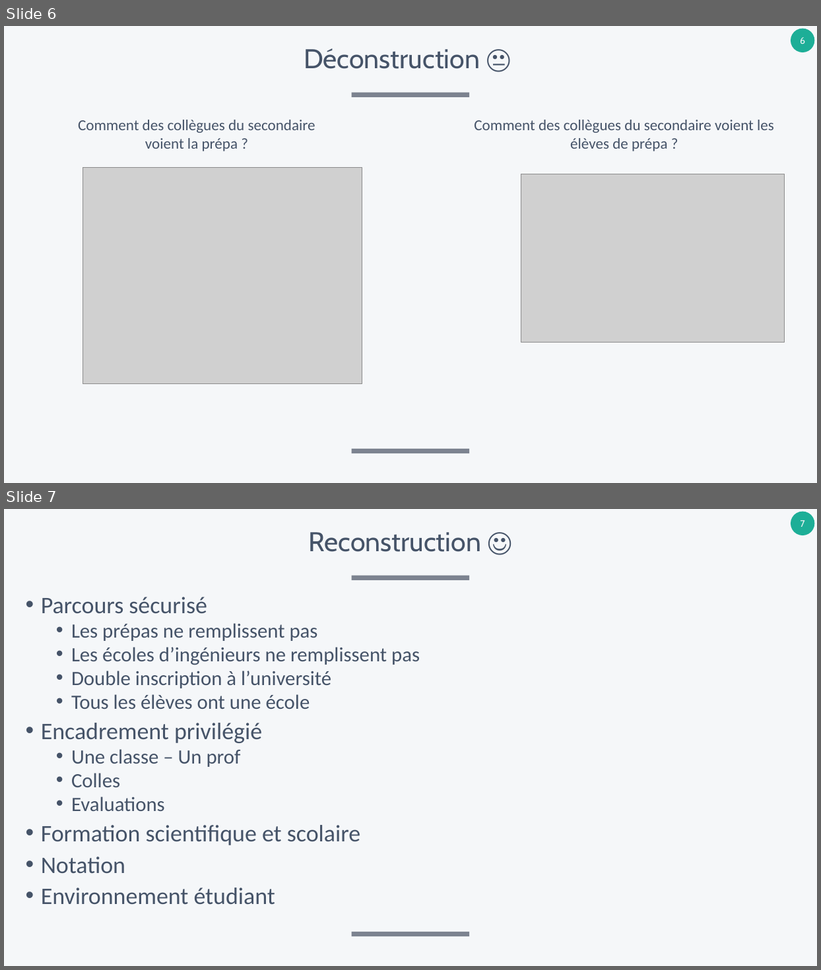
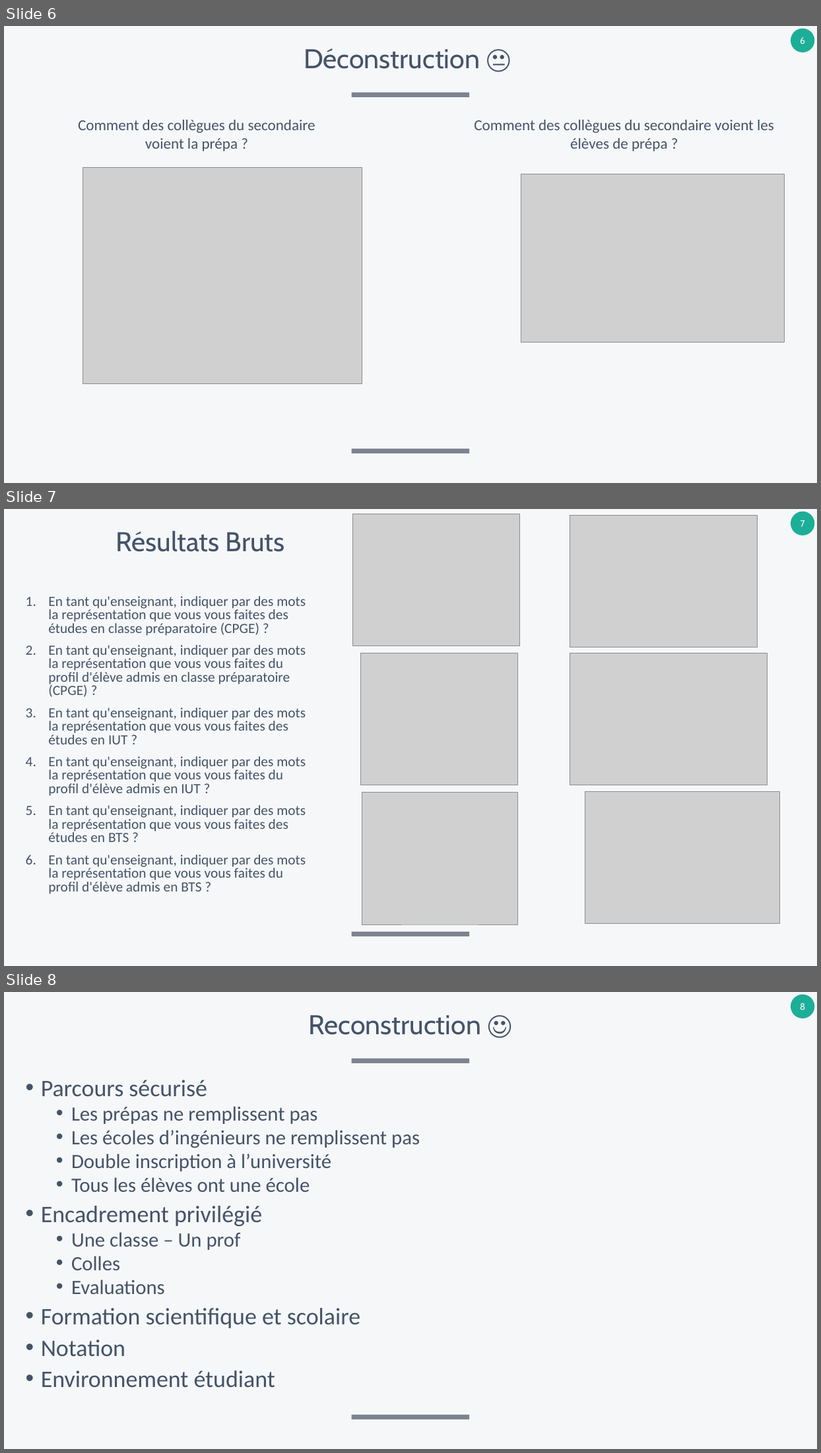
Before and after one commit to xpessoles/SI_Dev, a slide deck: Orientation/Orientation_PostBac.pptx. Shown one above the other, each under a label of ours: slides 6 and 7 before the commit, slides 6, 7 and 8 after it. The pictures are 821x970 and 821x1453 pixels, drawn with LibreOffice and Linux fonts; fonts in the diff are those of the drawing; grey boxes stand for pictures. Boxes give left, top, right and bottom in pixels: in the first picture for what was removed or moved away, otherwise in the second. Text is boxed around its words. In the diff, an @@ line names an element or a change of style, - is before the commit and + after.

```diff
--- a/Orientation/Orientation_PostBac.pptx
+++ b/Orientation/Orientation_PostBac.pptx
@@ slide 7 added at bbox=[4, 509, 817, 966], background #F5F7F9; not listed: 2 template elements that a slide beside it also shows @@
@@ picture added at bbox=[353, 514, 520, 646] @@
@@ picture added at bbox=[570, 515, 758, 648] @@
@@ title added at bbox=[116, 531, 285, 552], 32 pt, text #455368 @@
+Résultats Bruts
@@ rectangle added at bbox=[339, 561, 480, 601], fill #F5F7F9 @@
@@ text added at bbox=[48, 596, 306, 894], 16.6 pt, text #455368 @@
+1. En tant qu'enseignant, indiquer par des mots la représentation que vous vous faites des études en classe préparatoire (CPGE) ?
+2. En tant qu'enseignant, indiquer par des mots la représentation que vous vous faites du profil d'élève admis en classe préparatoire (CPGE) ?
+3. En tant qu'enseignant, indiquer par des mots la représentation que vous vous faites des études en IUT ?
+4. En tant qu'enseignant, indiquer par des mots la représentation que vous vous faites du profil d'élève admis en IUT ?
+5. En tant qu'enseignant, indiquer par des mots la représentation que vous vous faites des études en BTS ?
+6. En tant qu'enseignant, indiquer par des mots la représentation que vous vous faites du profil d'élève admis en BTS ?
@@ picture added at bbox=[361, 654, 518, 786] @@
@@ picture added at bbox=[570, 654, 768, 786] @@
@@ picture added at bbox=[362, 793, 518, 925] @@
@@ picture added at bbox=[585, 791, 780, 923] @@
@@ what was slide 7 is now slide 8 @@
@@ page number at bbox=[800, 1003, 806, 1010]: text changed @@
-7
+8
```
Also in this commit, not shown: 8 other files.
